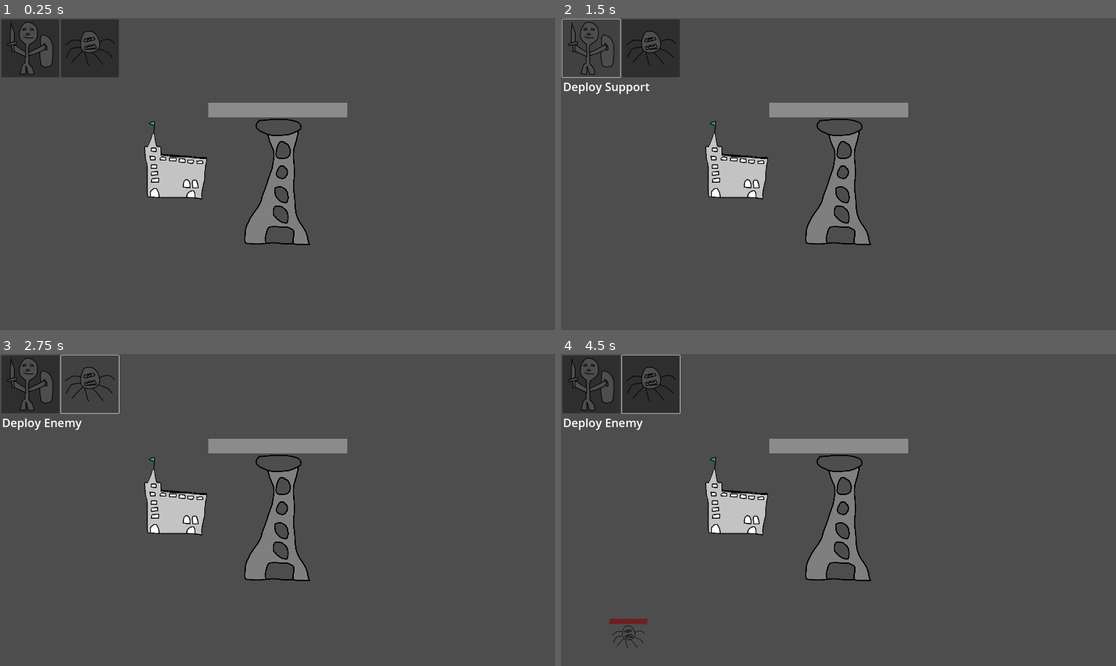
Above: before the commit, frames 1-4 (two rows, left to right).
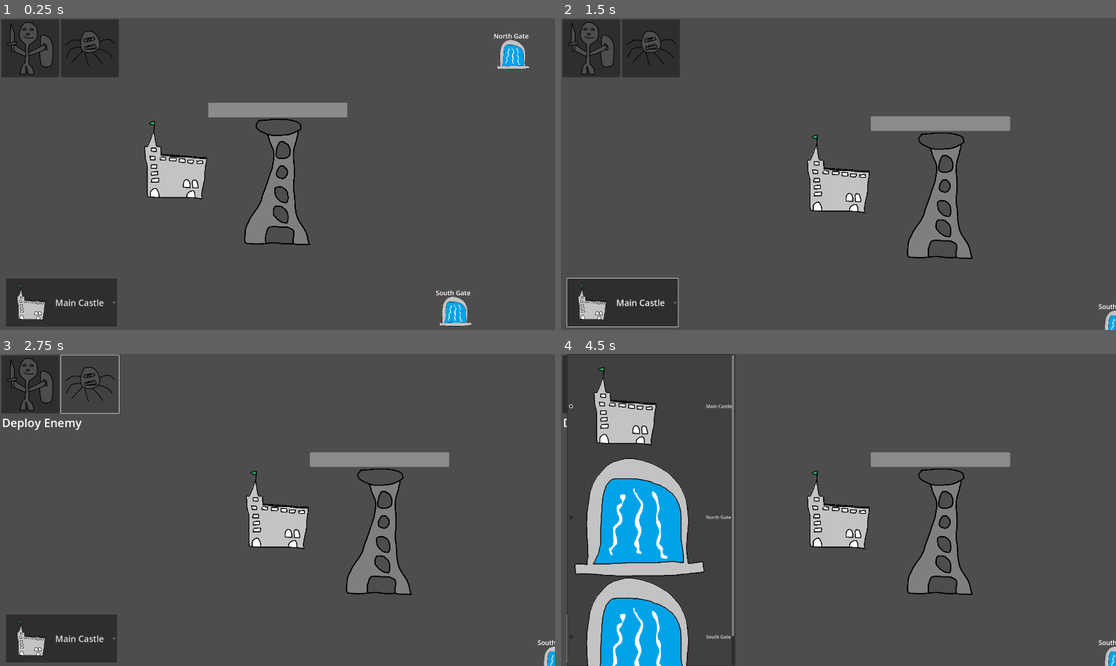
Above: after the commit, the same moments.

Repository: rcanpahali/tower-defense-prototype
Game: Godot game, scene res://scenes/game.tscn
Two runs of this game, one before a commit and one after it. Both use one fixed random seed, a clock stepped at 60 frames per second and the inputs below.
Inputs (mouse positions are in pixels of both pictures, inside the frame that each line leads up to):
- Up to frame 1 (0.25 s): no input
- Up to frame 2 (1.5 s): click (622, 301) at 0.5 s, where only the run after the commit has a clickable "Main Castle"; click (588, 49) at 1.25 s
- Up to frame 3 (2.75 s): click (88, 385) at 2 s
- Up to frame 4 (4.5 s): click (588, 385) at 2.75 s; click (649, 385) at 3.5 s; click (622, 637) at 4.25 s, where only the run after the commit has a clickable "Main Castle"

The runs differ from the first frame. In frame 1, 3.9% of the frame differs, in the area x 1-96%, y 4-99%; in frame 2, 12%; in frame 3, 12%; in frame 4, 22%, in the area x 1-100%, y 0-100%.

Commit message:
add teleport gates + camera movement logic

Diff:
--- a/scenes/deployment.tscn
+++ b/scenes/deployment.tscn
@@ -1,8 +1,10 @@
-[gd_scene load_steps=4 format=3 uid="uid://cqsv8pmty47rf"]
+[gd_scene load_steps=6 format=3 uid="uid://cqsv8pmty47rf"]
 
 [ext_resource type="Script" path="res://scripts/deployment.gd" id="1_l2nfh"]
 [ext_resource type="Texture2D" uid="uid://b6xch8vnna0gw" path="res://resources/support_unit.png" id="2_uw2hs"]
 [ext_resource type="Texture2D" uid="uid://bnlc6syr155b2" path="res://resources/enemy.png" id="3_bcsma"]
+[ext_resource type="Texture2D" uid="uid://1qcwoo868heh" path="res://resources/castle.png" id="4_xw7gw"]
+[ext_resource type="Texture2D" uid="uid://c7kf4em8aihhj" path="res://resources/teleport_gate.png" id="5_8ke1n"]
 
 [node name="Deployment" type="Node2D"]
 script = ExtResource("1_l2nfh")
@@ -34,5 +36,27 @@
 offset_bottom = 265.0
 theme_override_font_sizes/font_size = 40
 
+[node name="OptionButton" type="OptionButton" parent="CanvasLayer"]
+offset_left = 21.0
+offset_top = 902.0
+offset_right = 405.0
+offset_bottom = 1068.0
+theme_override_font_sizes/font_size = 30
+expand_icon = true
+item_count = 3
+selected = 0
+fit_to_longest_item = false
+allow_reselect = true
+popup/item_0/text = "Main Castle"
+popup/item_0/icon = ExtResource("4_xw7gw")
+popup/item_0/id = 0
+popup/item_1/text = "North Gate"
+popup/item_1/icon = ExtResource("5_8ke1n")
+popup/item_1/id = 1
+popup/item_2/text = "South Gate"
+popup/item_2/icon = ExtResource("5_8ke1n")
+popup/item_2/id = 2
+
 [connection signal="pressed" from="CanvasLayer/SupportButton" to="." method="_on_support_button_pressed"]
 [connection signal="pressed" from="CanvasLayer/EnemyButton" to="." method="_on_enemy_button_pressed"]
+[connection signal="item_selected" from="CanvasLayer/OptionButton" to="." method="_on_option_button_item_selected"]
--- a/scenes/game.tscn
+++ b/scenes/game.tscn
@@ -1,8 +1,9 @@
-[gd_scene load_steps=6 format=3 uid="uid://ddgtolxvcgb52"]
+[gd_scene load_steps=7 format=3 uid="uid://ddgtolxvcgb52"]
 
 [ext_resource type="Texture2D" uid="uid://coc5uy4d0exmv" path="res://resources/bg.png" id="1_fmhsi"]
 [ext_resource type="PackedScene" uid="uid://bayt41i2apokn" path="res://scenes/tower.tscn" id="2_t0tjd"]
 [ext_resource type="Script" path="res://scripts/camera.gd" id="3_isppq"]
+[ext_resource type="PackedScene" uid="uid://brdhclchw85xi" path="res://scenes/teleport_gate.tscn" id="4_4fxo2"]
 [ext_resource type="PackedScene" uid="uid://cqsv8pmty47rf" path="res://scenes/deployment.tscn" id="5_k2c5i"]
 [ext_resource type="Texture2D" uid="uid://1qcwoo868heh" path="res://resources/castle.png" id="5_sfww7"]
 
@@ -20,12 +21,21 @@
 scale = Vector2(2, 2)
 texture = ExtResource("5_sfww7")
 
+[node name="TeleportGates" type="Node2D" parent="World"]
+
+[node name="NorthGate" parent="World/TeleportGates" groups=["north_gate"] instance=ExtResource("4_4fxo2")]
+position = Vector2(1631, -827)
+gate_name = "North Gate"
+
+[node name="SouthGate" parent="World/TeleportGates" groups=["south_gate"] instance=ExtResource("4_4fxo2")]
+position = Vector2(1231, 951)
+gate_name = "South Gate"
+
 [node name="UI" type="Node2D" parent="."]
 position = Vector2(5, 5)
 
 [node name="Deployment" parent="UI" instance=ExtResource("5_k2c5i")]
-deployment_type = ""
 
-[node name="Camera2D" type="Camera2D" parent="."]
+[node name="Camera2D" type="Camera2D" parent="." groups=["camera"]]
 zoom = Vector2(0.5, 0.5)
 script = ExtResource("3_isppq")
--- a/scenes/spawn_marker.tscn
+++ b/scenes/spawn_marker.tscn
@@ -1,14 +1,14 @@
 [gd_scene load_steps=4 format=3 uid="uid://buiidovqws8o0"]
 
 [ext_resource type="Texture2D" uid="uid://c1detj1sdhtsg" path="res://resources/target_mark.png" id="1_ceira"]
-[ext_resource type="Script" path="res://scenes/spawn_marker.gd" id="2_ur00q"]
+[ext_resource type="Script" path="res://scripts/spawn_marker.gd" id="2_i7ca1"]
 
 [sub_resource type="CircleShape2D" id="CircleShape2D_wc7iw"]
 radius = 103.238
 
 [node name="TargetMark" type="Sprite2D"]
 texture = ExtResource("1_ceira")
-script = ExtResource("2_ur00q")
+script = ExtResource("2_i7ca1")
 
 [node name="Area2D" type="Area2D" parent="."]
 
--- /dev/null
+++ b/scenes/teleport_gate.tscn
@@ -0,0 +1,19 @@
+[gd_scene load_steps=3 format=3 uid="uid://brdhclchw85xi"]
+
+[ext_resource type="Texture2D" uid="uid://c7kf4em8aihhj" path="res://resources/teleport_gate.png" id="1_acn11"]
+[ext_resource type="Script" path="res://scripts/teleport_gate.gd" id="2_8on12"]
+
+[node name="Node2D" type="Node2D"]
+script = ExtResource("2_8on12")
+
+[node name="TeleportGate" type="Sprite2D" parent="."]
+scale = Vector2(0.5, 0.5)
+texture = ExtResource("1_acn11")
+
+[node name="Label" type="Label" parent="."]
+offset_left = -136.0
+offset_top = -160.0
+offset_right = 135.0
+offset_bottom = -91.0
+theme_override_font_sizes/font_size = 45
+text = "Gate Name"
--- a/scenes/tower.tscn
+++ b/scenes/tower.tscn
@@ -23,9 +23,9 @@
 position = Vector2(-6, 378)
 
 [node name="CollisionShape2D" type="CollisionShape2D" parent="TowerArea" groups=["tower"]]
-position = Vector2(0, 86)
+position = Vector2(0, -5)
 shape = SubResource("CircleShape2D_0n1oe")
-debug_color = Color(0.979464, 0, 0.3917, 0.0784314)
+debug_color = Color(0.4, 1, 0, 0.0784314)
 
 [node name="DamageTimer" type="Timer" parent="."]
 wait_time = 0.4
--- a/scripts/deployment.gd
+++ b/scripts/deployment.gd
@@ -5,12 +5,15 @@
 const SPAWN_MARKER = preload("res://scenes/spawn_marker.tscn")
 
 @onready var WORLD = get_tree().get_first_node_in_group("world")
+@onready var GAME_CAMERA = get_tree().get_first_node_in_group("camera")
 
+@onready var label: Label = $CanvasLayer/Label
 @onready var support_button: Button = $CanvasLayer/SupportButton
-@onready var label: Label = $CanvasLayer/Label
 @onready var enemy_button: Button = $CanvasLayer/EnemyButton
 
 @export_enum("enemy", "support") var deployment_type = ""
+
+var support_spawn_position: Vector2 = Vector2.ZERO
 
 func _process(_delta: float) -> void:
 	if deployment_type == "support":
@@ -44,7 +47,7 @@
 		WORLD.add_child(new_enemy)
 	if deployment_type == "support":
 		var new_support = SUPPORT.instantiate()
-		new_support.global_position = get_tree().get_first_node_in_group("castle").global_position
+		new_support.global_position = support_spawn_position
 		var new_spawn_marker = create_spawn_marker(new_support.get_rid())
 		new_support.spawn_marker = new_spawn_marker
 		WORLD.add_child(new_support)
@@ -55,3 +58,18 @@
 	spawn_marker.global_position = get_global_mouse_position()
 	WORLD.add_child(spawn_marker)
 	return spawn_marker
+
+
+func _on_option_button_item_selected(index:int) -> void:
+	if index == 0:
+		var castle_global_position = get_tree().get_first_node_in_group("castle").global_position
+		support_spawn_position = castle_global_position
+		GAME_CAMERA.global_position = castle_global_position
+	if index == 1:
+		var north_gate_global_position = get_tree().get_first_node_in_group("north_gate").global_position
+		support_spawn_position = north_gate_global_position
+		GAME_CAMERA.global_position = north_gate_global_position
+	if index == 2:
+		var south_gate_global_position = get_tree().get_first_node_in_group("south_gate").global_position
+		support_spawn_position = south_gate_global_position
+		GAME_CAMERA.global_position = south_gate_global_position
--- /dev/null
+++ b/scripts/teleport_gate.gd
@@ -0,0 +1,7 @@
+extends Node2D
+
+@export var gate_name: String
+@onready var label: Label = $Label
+
+func _ready():
+	label.text = gate_name
Not shown, added: resources/gate.png.import
Binary file added: resources/teleport_gate.png
Not shown, added: resources/teleport_gate.png.import
Renamed: scenes/spawn_marker.gd -> scripts/spawn_marker.gd
